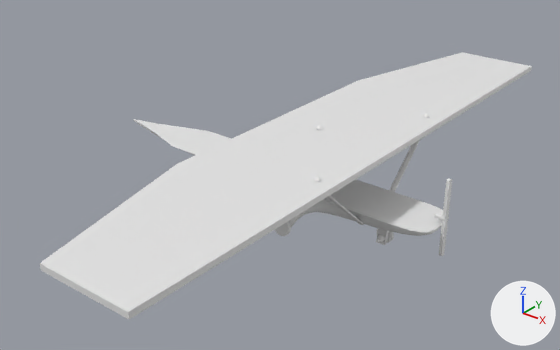
The Blender file skyhawk/skyhawk.blend: old version first, new version second.
Camera for both pictures: a camera (50 mm lens) standing at (83.9, -96.0, 46.9) and looking at (5.2, 2.3, -14.0). The axes (+X, +Y, +Z) are drawn at lower right. The lights are the same throughout.

The first picture shows 'bottom', 'fw_post', 'fwheel', 'lock.001', 'propblade', 'propshaft', 'wing', 'wingbeam', 'winglock_center.'.
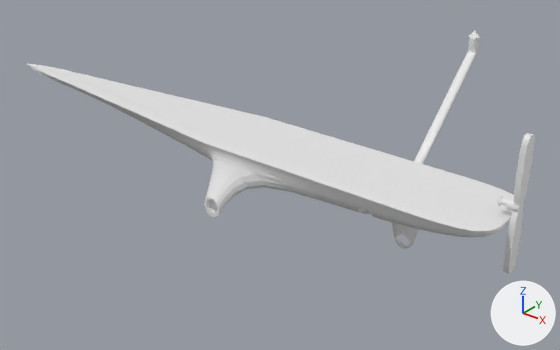
ob_winghole_center is not drawn itself; it is used by a modifier of ob_wing.
ob_sidewheel_hole is not drawn itself; it is used by a modifier of ob_bottom.
ob_winghole_side is not drawn itself; it is used by a modifier of ob_wing.

Where the change shows, as pixel boxes (x1, y1, x2, y2) in the pictures (560 x 350 px; the box of a moved part takes in the faces that stretch with it):
'wing', added, hidden
    before: (40, 52, 532, 319)
'bottom', reshaped, moved, rescaled (54% wider, 47% taller)
    before: (133, 119, 449, 245)
    after: (26, 63, 514, 249)
'propblade', moved, rescaled, reshaped (186% wider, 80% taller)
    before: (439, 178, 452, 256)
    after: (496, 133, 535, 274)
'wingbeam', moved, rescaled
    before: (313, 112, 430, 225)
    after: (414, 31, 481, 164)
'lock.001', deleted
    before: (275, 222, 291, 236)
'fwheel', deleted
    before: (376, 228, 394, 243)
'propshaft', hidden
    before: (433, 213, 445, 221)
'winglock_center.', hidden
    before: (316, 124, 324, 130)
'fw_post', hidden
    before: (378, 229, 388, 239)
part 2 of me_cube_001, moved or reshaped
    before: (338, 188, 393, 209)
    after: (231, 128, 423, 191)
part 4 of me_cube_001, moved or reshaped
    before: (315, 180, 407, 222)
    after: (187, 117, 444, 211)
part 5 of me_cube_001, moved or reshaped
    before: (313, 205, 374, 227)
    after: (188, 142, 386, 221)
part 7 of me_cube_001, moved or reshaped
    before: (288, 206, 316, 228)
    after: (204, 160, 264, 217)
part 8 of me_cube_001, moved or reshaped
    before: (148, 123, 231, 156)
    after: (43, 68, 263, 149)

The change, as a list of edits to the scene's bpy script:
```text
Change me_cube:
    where me_cube.from_pydata(...)  # 12 vertices, 10 faces; spans x -1.55..0.0, y 0.0..1.47, z 0.0..2.0
    used by ob_wing; location = (30.3, -1.7, -1.8); scale = (14.2, 35.6, 0.475)
    me_cube part 1
    add for i in [0, 1, 8, 9]: me_cube.vertices[i].co += Vector((0.39, 0.0, 0.0))
    me_cube.vertices[2].co: (-1.06, 1.47, 0.0) -> (-0.67, 1.19, 0.0)
    me_cube.vertices[3].co: (-1.06, 1.47, 2.0) -> (-0.67, 1.19, 2.0)
    me_cube.vertices[6].co: (0.0, 1.47, 0.0) -> (0.0, 1.19, 0.0)
    me_cube.vertices[7].co: (0.0, 1.47, 2.0) -> (0.0, 1.19, 2.0)
Change me_cube_001:
    where me_cube_001.from_pydata(...)  # 70 vertices, 68 faces; spans x -1.8..0.0, y -0.03..2.92, z -2.85..0.0
    used by ob_bottom; location = (39.4, -1.7, -10.4); scale = (38.0, 2.37, 2.37)
    me_cube_001 part 2: all 6 vertices in x -0.7..-0.58, y 0.0..0.29, z -0.44..0.0 are moved by (-0.1, 0.0, 0.0)
    me_cube_001 part 3: all 4 vertices in x -0.7..-0.58, y 0.0..0.29, z -1.34 are moved by (-0.1, 0.0, 0.0)
    me_cube_001 part 4: all 4 vertices in x -0.7..-0.58, y 1.8..2.0, z -0.44..0.0 are moved by (-0.1, 0.0, 0.0)
    me_cube_001 part 5: all 2 vertices in x -0.7..-0.58, y 1.4, z -1.34 are moved by (-0.1, 0.0, 0.0)
    me_cube_001 part 6: all 2 vertices in x -0.67..-0.61, y 2.92, z -2.85 are moved by (-0.1, 0.0, 0.0)
    me_cube_001 part 7: all 2 vertices in x -0.67..-0.61, y 2.92, z -1.98 are moved by (-0.1, 0.0, 0.13)
    me_cube_001 part 8: all 3 vertices in x -1.38, y 1.4..2.0, z -0.5..0.0 are moved by (0.0, -1.02, 0.0)
Change ob_propshaft:
    ob_propshaft.location: (39.5, -1.8, -9.2) -> (49.2, 0.1, -4.6)
    ob_propshaft.scale: (0.494, 0.494, 0.494) -> (0.835, 0.835, 0.835)
    add ob_propshaft.hide_viewport = True
Change ob_propblade:
    ob_propblade.location: (39.6, -1.7, -9.1) -> (49.3, 0.2, -4.6)
    ob_propblade.scale: (0.5, 0.25, 0.25) -> (0.845, 0.422, 0.422)
Change ob_wingbeam:
    ob_wingbeam.location: (39.4, -1.7, -5.6) -> (48.9, 0.2, 1.4)
    ob_wingbeam.scale: (0.493, 0.493, 0.822) -> (0.833, 0.833, 1.39)
Change ob_winglock_center:
    ob_winglock_center.location: (16.6, -1.7, -1.0) -> (14.1, 0.2, 9.2)
    ob_winglock_center.scale: (0.493, 0.493, 0.822) -> (1.14, 1.14, 1.39)
    add ob_winglock_center.hide_viewport = True
Change ob_wing:
    ob_wing.location: (30.3, -1.7, -1.8) -> (33.7, 0.2, 7.9)
    ob_wing.scale: (14.2, 35.6, 0.475) -> (24.1, 60.2, 1.0)
    add ob_wing.hide_viewport = True
Remove ob_lock_001:
    ob_lock_001 = bpy.data.objects.new('lock.001', me_cone_001)
Remove ob_fwheel:
    ob_fwheel = bpy.data.objects.new('fwheel', me_cone)
Change ob_fw_hole:
    ob_fw_hole.location: (29.8, -2.1, -15.9) -> (28.5, 4.9, -10.4)
    ob_fw_hole.scale: (0.57, 0.57, 0.95) -> (1.25, 1.25, 2.26)
    add ob_fw_hole.hide_viewport = True
Change ob_fw_post:
    ob_fw_post.location: (29.8, -2.2, -14.8) -> (32.7, -0.6, -13.4)
    ob_fw_post.scale: (0.95, 0.355, 1.27) -> (2.95, 1.06, 2.77)
    add ob_fw_post.hide_viewport = True
Change ob_sw_hole:
    ob_sw_hole.location: (15.1, 4.4, -16.1) -> (32.8, -0.4, -15.9)
    ob_sw_hole.scale: (0.57, 0.57, 0.95) -> (1.25, 1.25, 2.5)
    add ob_sw_hole.hide_viewport = True
Change ob_bottom:
    ob_bottom.location: (39.4, -1.7, -10.4) -> (48.9, 0.2, -6.7)
    ob_bottom.scale: (38.0, 2.37, 2.37) -> (64.2, 4.01, 4.01)
Add ob_winghole_side:
    ob_winghole_side = bpy.data.objects.new('winghole_side', me_cylinder)
    ob_winghole_side.location = (29.48, 26.07, 9.026)
    ob_winghole_side.scale = (1.0, 1.0, 2.87)
Add ob_sidewheel_hole:
    ob_sidewheel_hole = bpy.data.objects.new('sidewheel_hole', me_cylinder_001)
    ob_sidewheel_hole.location = (1.34, 11.04, -15.94)
    ob_sidewheel_hole.rotation_euler = (1.571, 0.0, 0.0)  # degrees (90, 0, 0)
    ob_sidewheel_hole.scale = (1.25, 1.25, 2.5)
Add ob_winghole_center:
    ob_winghole_center = bpy.data.objects.new('winghole_center', me_cylinder_003.copy())  # the mesh of ob_winglock_center
    ob_winghole_center.location = (14.08, 0.202, 10.76)
    ob_winghole_center.scale = (1.52, 1.52, 5.41)
```
